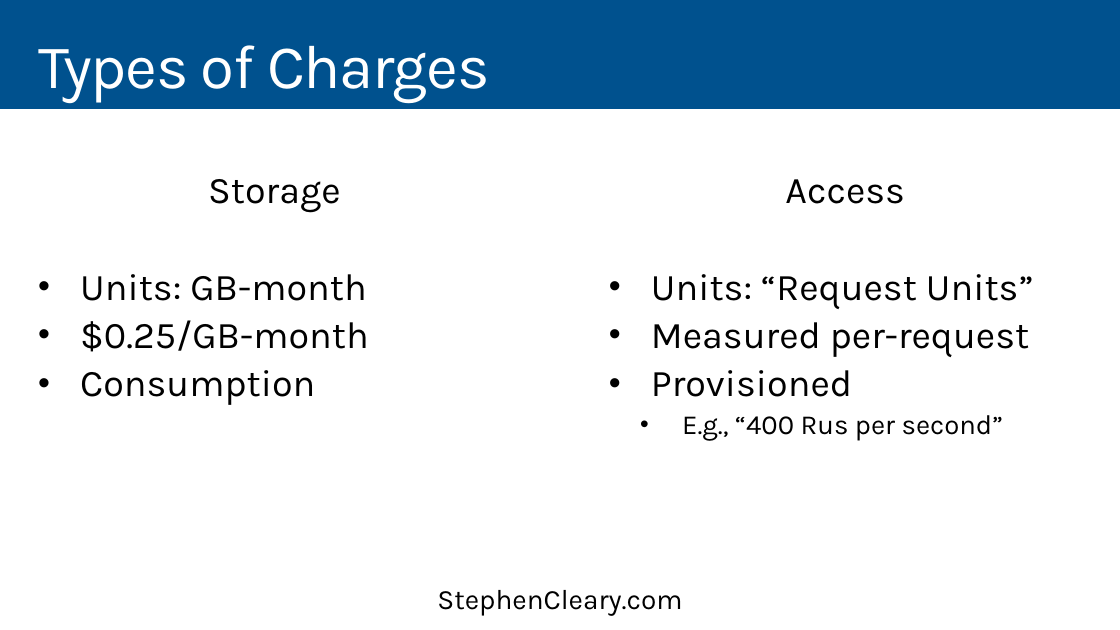
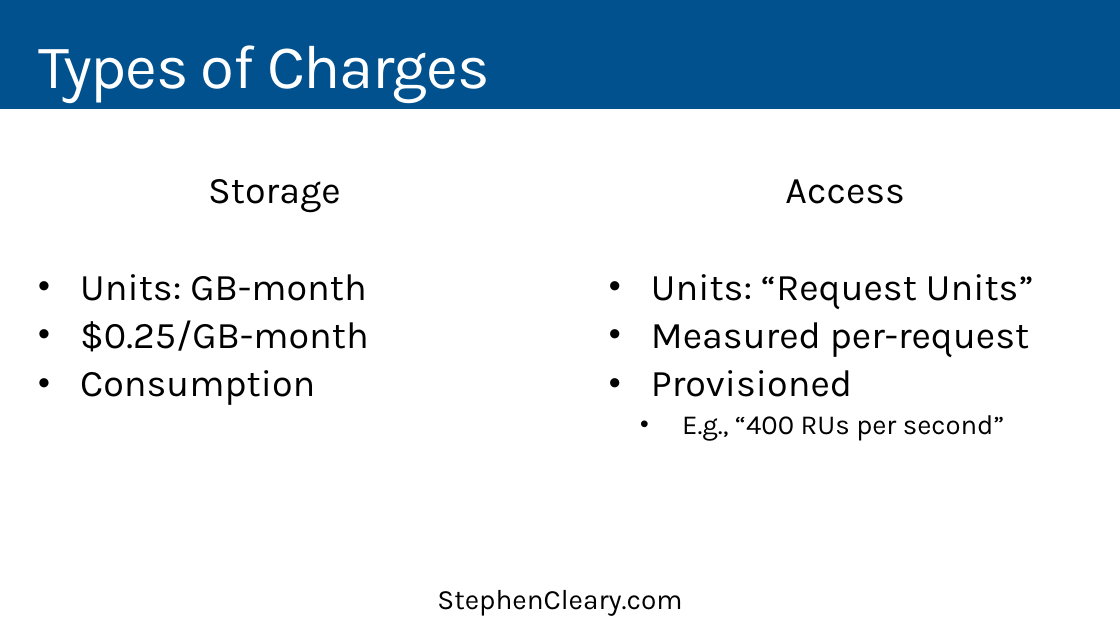
Before and after one commit to StephenCleary/Presentations, a slide deck: slide 23 of CosmosDB/CosmosDB - 16.9.pptx. Drawn at 1120x630 pixels with LibreOffice and Linux fonts; fonts in the diff are those of the drawing. Boxes give left, top, right and bottom in pixels: in the first picture for what was removed or moved away, otherwise in the second. Text is boxed around its words. In the diff, an @@ line names an element or a change of style, - is before the commit and + after.

```diff
--- a/CosmosDB/CosmosDB - 16.9.pptx
+++ b/CosmosDB/CosmosDB - 16.9.pptx
@@ text at [682,415,1004,441]: text changed @@
-  • E.g., “400 Rus per second”
+  • E.g., “400 RUs per second”
```
Also in this commit, not shown: 15 other slides changed, 4 other files.
